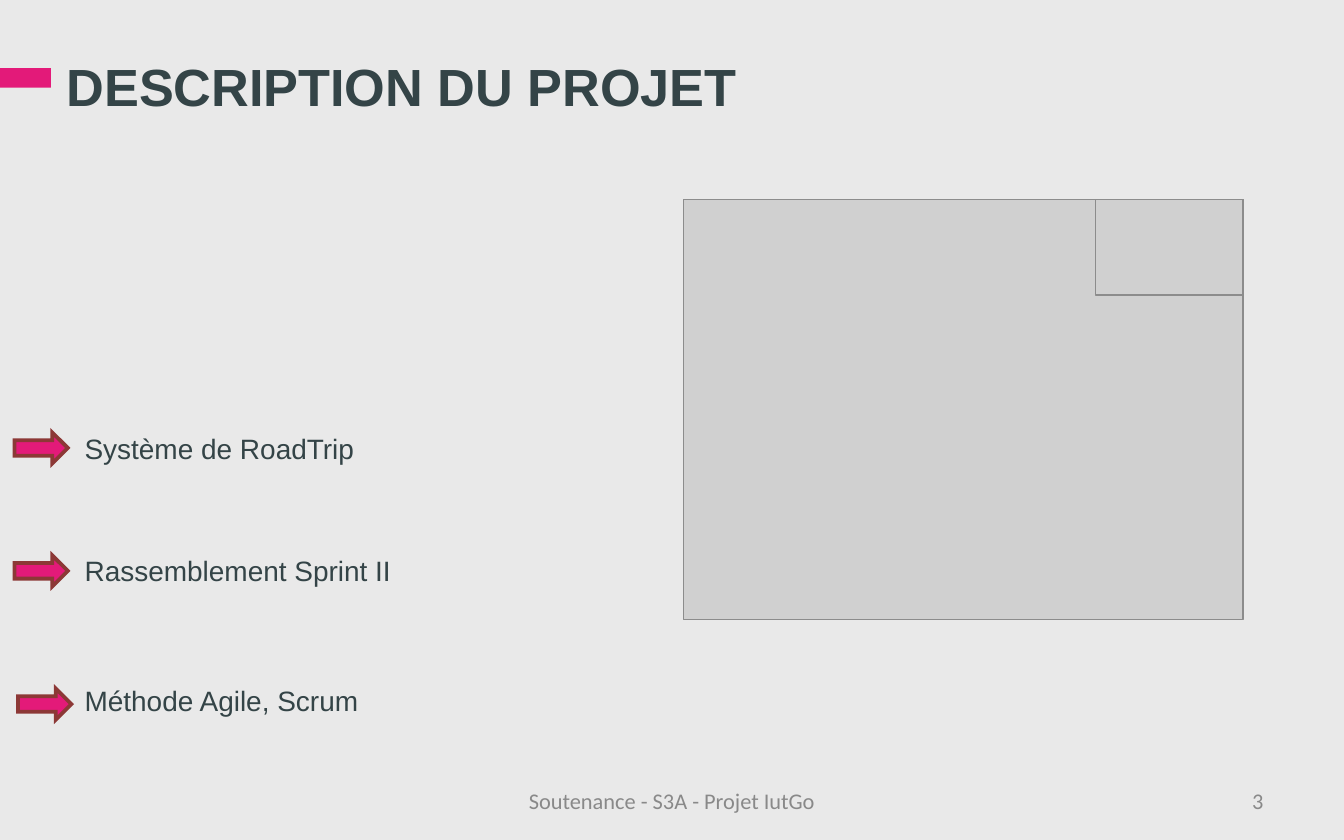
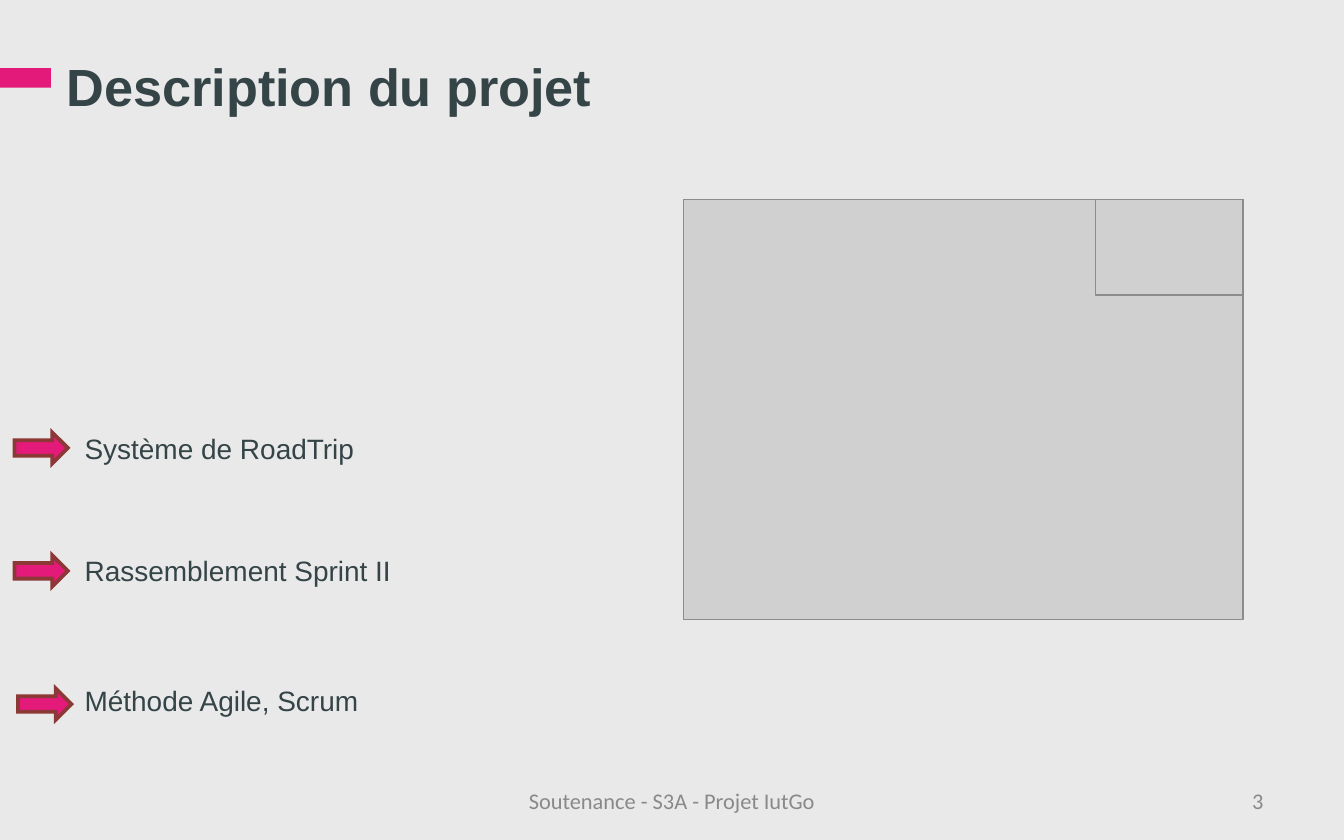
Before and after one commit to iuts3a/IUTGo, a slide deck: slide 3 of Soutenance/Soutenance-IutGo.ppt. Drawn at 1344x840 pixels with LibreOffice and Linux fonts; fonts in the diff are those of the drawing; grey boxes stand for pictures; background and template pictures are left out. Boxes give left, top, right and bottom in pixels: in the first picture for what was removed or moved away, otherwise in the second. Text is boxed around its words. In the diff, an @@ line names an element or a change of style, - is before the commit and + after.

```diff
--- a/Soutenance/Soutenance-IutGo.ppt
+++ b/Soutenance/Soutenance-IutGo.ppt
@@ title at (67,68,591,117): text changed @@
-DESCRIPTION DU PROJET
+Description du projet
```
Also in this commit, not shown: 9 other slides changed, 3 other files.
